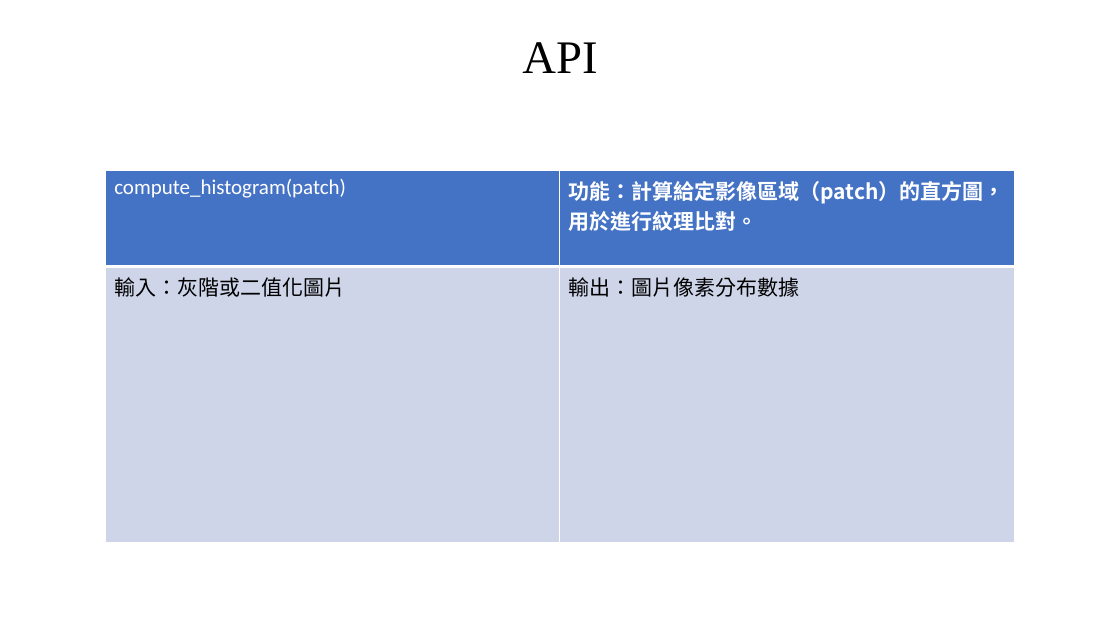
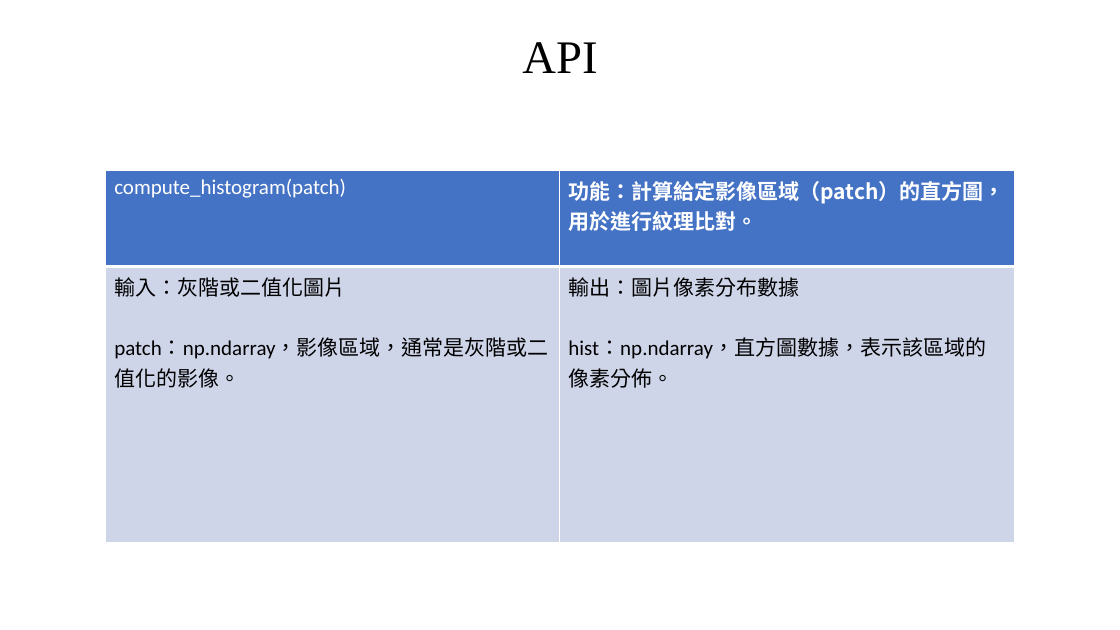
Before and after one commit to a147852z/embedded_image, a slide deck: slide 8 of 嵌入式影像處理.pptx. Drawn at 1120x630 pixels with LibreOffice and Linux fonts; fonts in the diff are those of the drawing. Boxes give left, top, right and bottom in pixels: in the first picture for what was removed or moved away, otherwise in the second. Text is boxed around its words. In the diff, an @@ line names an element or a change of style, - is before the commit and + after.

```diff
--- a/嵌入式影像處理.pptx
+++ b/嵌入式影像處理.pptx
@@ table at (106, 171, 1015, 543) @@
-row 2, column 1: 輸入：灰階或二值化圖片
+row 2, column 1: 輸入：灰階或二值化圖片 / patch：np.ndarray，影像區域，通常是灰階或二值化的影像。
-row 2, column 2: 輸出：圖片像素分布數據
+row 2, column 2: 輸出：圖片像素分布數據 / hist：np.ndarray，直方圖數據，表示該區域的像素分佈。
```
Also in this commit, not shown: 9 other slides changed.
